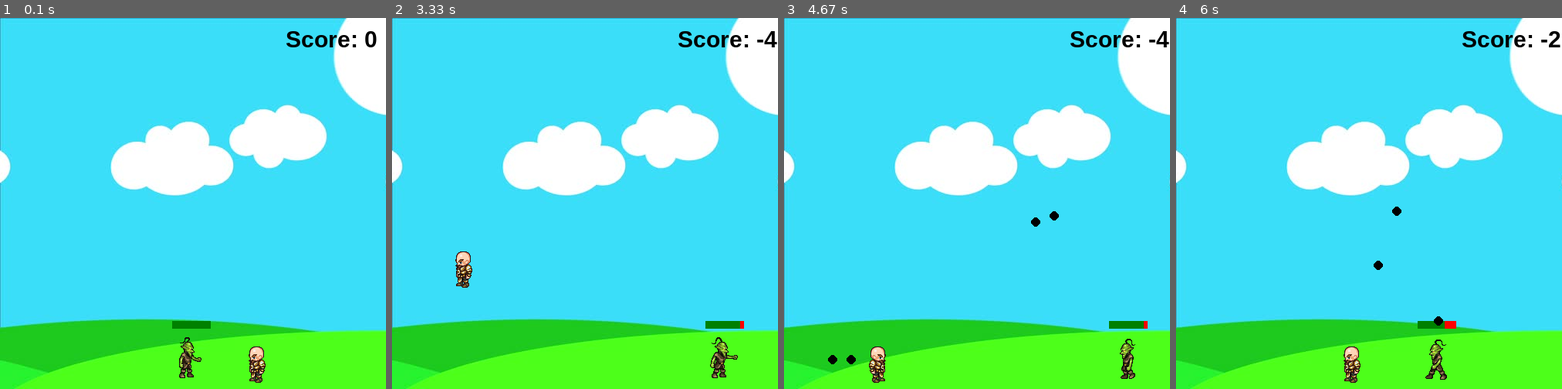
Above: before the commit, frames 1-4 (left to right).
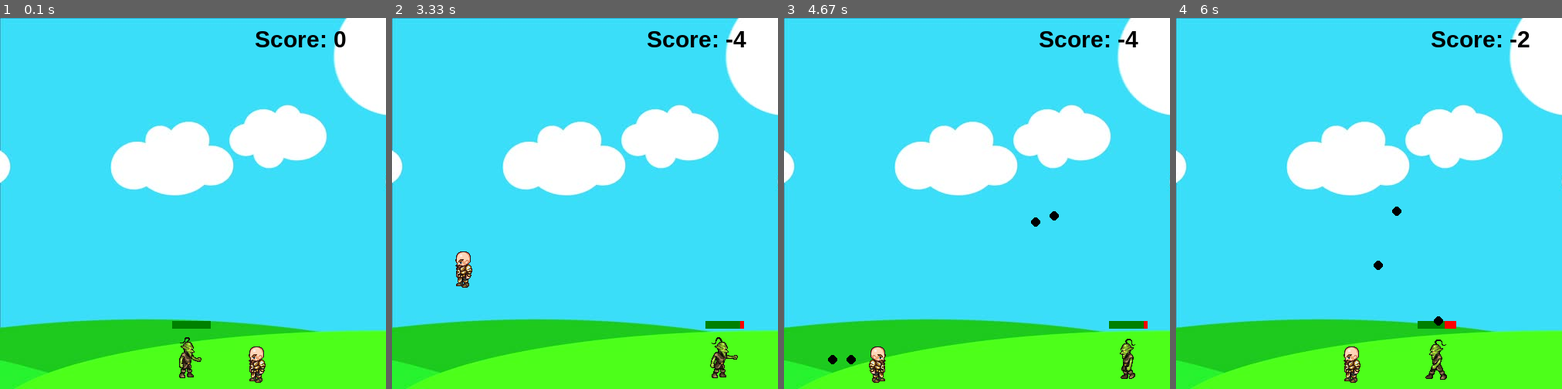
Above: after the commit, the same moments.

Repository: mkennely/learning_pygame
Game: pygame game, started from first_game.py
The game is run twice, just before and just after one commit, with the same random seed, the same clock (stepped at 60 frames per second) and the same inputs.
Inputs:
- Up to frame 1 (0.1 s): no input
- Up to frame 2 (3.33 s): tap Space at 0.33, 0.73, 1.03, 1.23, 1.57, 1.87, 2.07, 2.37, 3.07 s; hold Right 0.67-1.13 s; hold Up 1.17-1.47 s; hold Right 1.5-1.97 s; hold Left 2-2.53 s; hold Up from 3 s (still down)
- Up to frame 3 (4.67 s): release Up at 3.37 s; hold Right 3.4-4.03 s; tap Space at 3.47, 3.77, 4.13, 4.43, 4.63 s; hold Left 4.07-4.53 s; hold Right from 4.57 s (still down)
- Up to frame 4 (6 s): tap Space at 4.93, 5.13, 5.47, 5.77, 5.97 s; release Right at 5.03 s; hold Up 5.07-5.37 s; hold Right 5.4-5.87 s; hold Left from 5.9 s (still down)

The runs differ from the first frame. In frame 1, 0.7% of the frame differs, in the area x 66-98%, y 3-8%; in frame 2, 0.7%, in the area x 66-100%, y 3-8%; in frame 3, 0.7%; in frame 4, 0.7%.

Commit message:
Fix jump collision bug

Diff:
--- a/first_game.py
+++ b/first_game.py
@@ -85,6 +85,8 @@
         self.y = 410
         self.steps_taken = 0  # starts the image cycle over so the character isn't blitted mid-stride
         self.score -= 5
+        self.in_jump = False
+        self.jump_iter = 10
         collision_font = pg.font.SysFont('arial', 100)
         collision_text = collision_font.render('-5', 1, (255, 0, 0))
         game_window.blit(collision_text, (window_width // 2 - collision_text.get_width() // 2, window_height // 2))
@@ -194,7 +196,7 @@
 def draw_game_window():
     game_window.blit(game_background, (0, 0))
     score_text = score_font.render('Score: ' + str(ash.score), 1, (0, 0, 0))
-    game_window.blit(score_text, (370, 10))
+    game_window.blit(score_text, (330, 10))
     ash.draw(game_window)
     gary.draw(game_window)
 
@@ -214,9 +216,10 @@
     # 1/10 of a second
     game_clock.tick(27)
 
-    if ash.hitbox[1] < gary.hitbox[1] + gary.hitbox[3] and ash.hitbox[1] + ash.hitbox[3] > gary.hitbox[1]:
-        if ash.hitbox[0] < gary.hitbox[0] + gary.hitbox[2] and ash.hitbox[0] + ash.hitbox[2] > gary.hitbox[0]:
-            ash.collide()
+    if gary.is_visible:
+        if ash.hitbox[1] < gary.hitbox[1] + gary.hitbox[3] and ash.hitbox[1] + ash.hitbox[3] > gary.hitbox[1]:
+            if ash.hitbox[0] < gary.hitbox[0] + gary.hitbox[2] and ash.hitbox[0] + ash.hitbox[2] > gary.hitbox[0]:
+                ash.collide()
 
     if shot_loop > 0:
         shot_loop += 1
